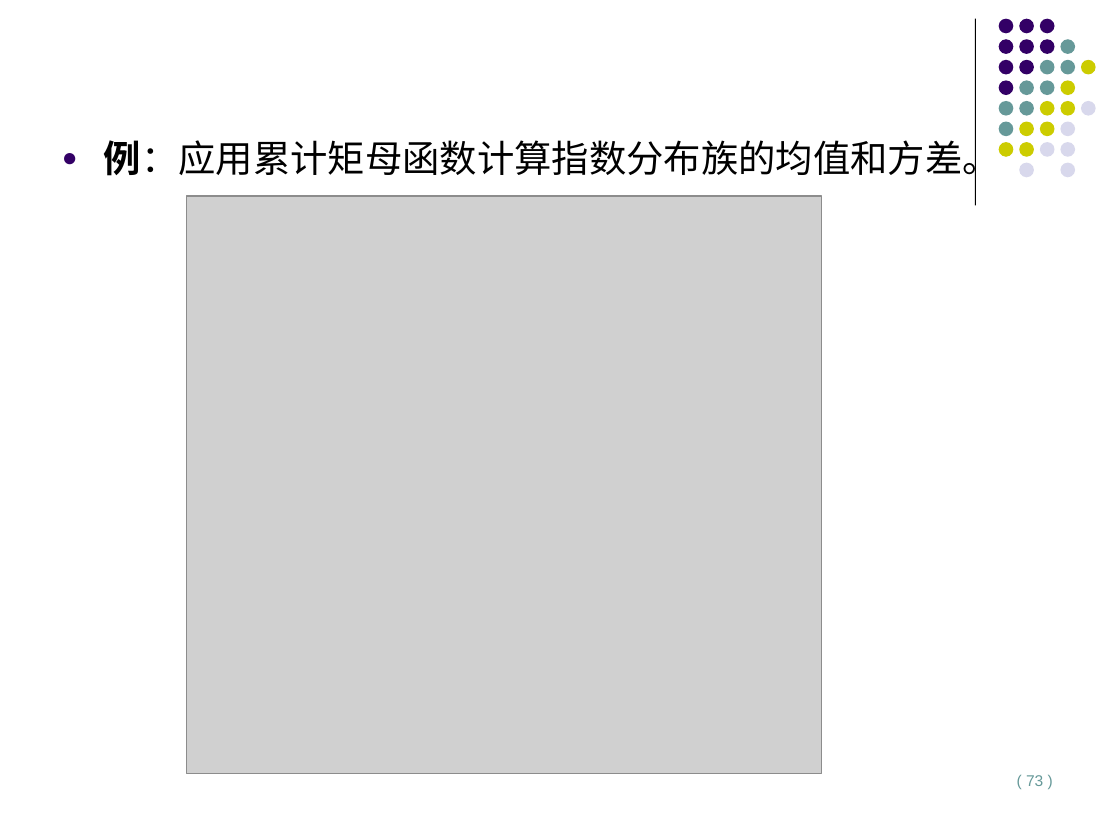
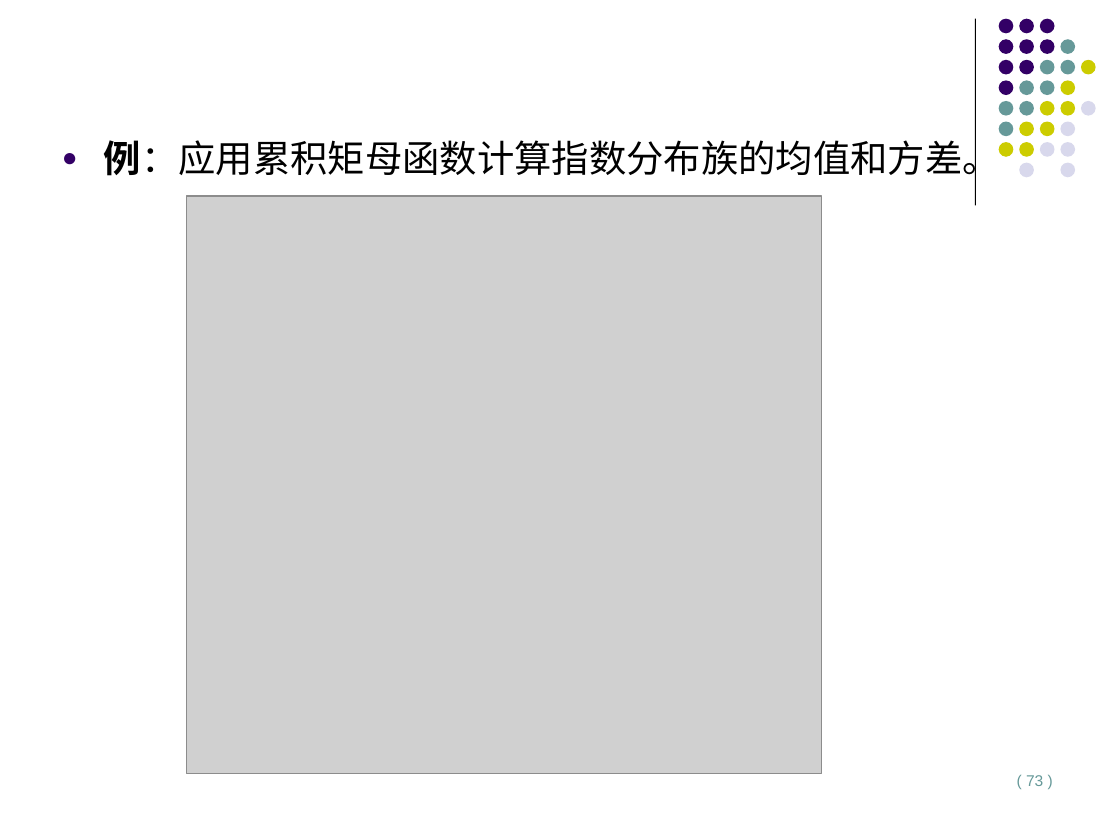
Before and after one commit to lizhengxiao/Non-life-Insurance-Actuarial-Science, a slide deck: slide 73 of Lectures/7 - Classification Rating and Generalized Linear Models.pptx. Drawn at 1120x840 pixels with LibreOffice and Linux fonts; fonts in the diff are those of the drawing; grey boxes stand for pictures. Boxes give left, top, right and bottom in pixels: in the first picture for what was removed or moved away, otherwise in the second. Text is boxed around its words. In the diff, an @@ line names an element or a change of style, - is before the commit and + after.

```diff
--- a/Lectures/7 - Classification Rating and Generalized Linear Models.pptx
+++ b/Lectures/7 - Classification Rating and Generalized Linear Models.pptx
@@ text at [104, 135, 1000, 183]: text changed @@
-● 例：应用累计矩母函数计算指数分布族的均值和方差。
+● 例：应用累积矩母函数计算指数分布族的均值和方差。
```
Also in this commit, not shown: 14 other slides changed, 5 other files.
